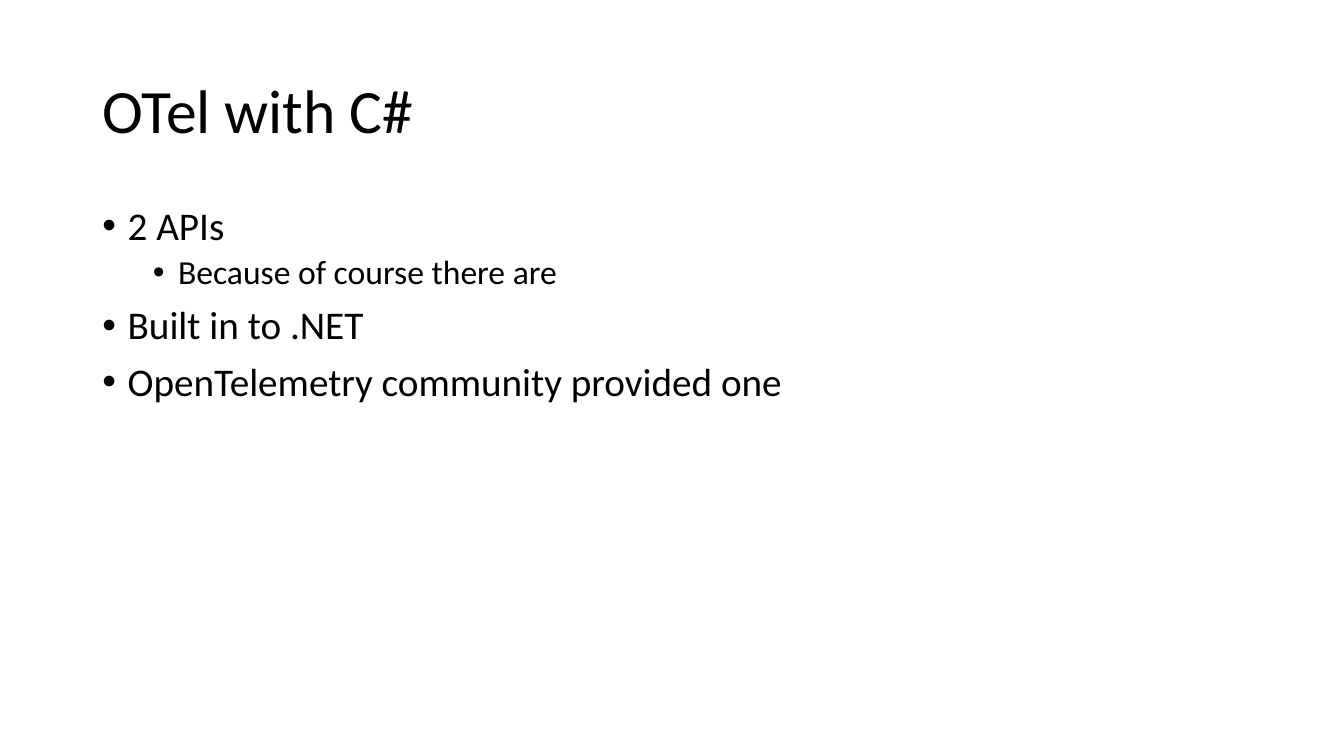
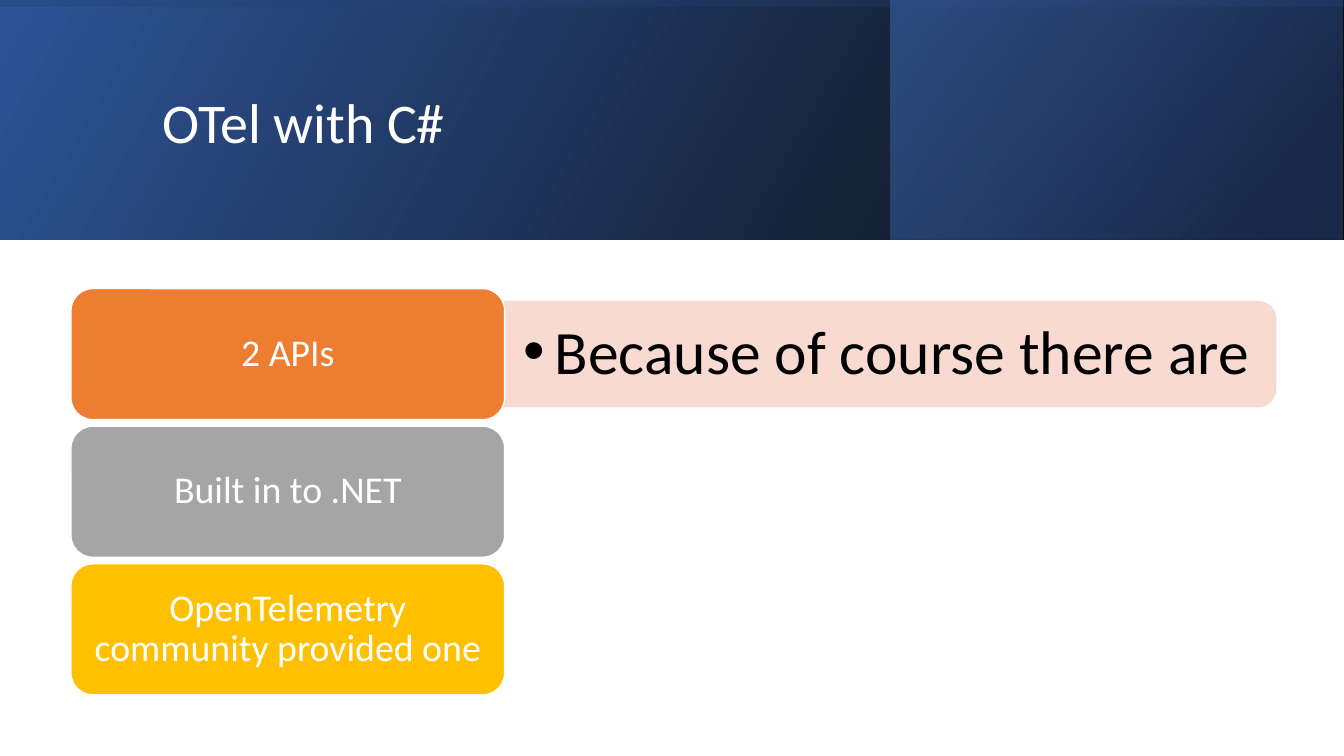
Before and after one commit to ProgrammerAL/Presentations-2023, a slide deck: slide 16 of 2023-03 - Orlando Code Camp - OpenTelemetry/Presentation.pptx. Drawn at 1344x756 pixels with LibreOffice and Linux fonts; fonts in the diff are those of the drawing. Boxes give left, top, right and bottom in pixels: in the first picture for what was removed or moved away, otherwise in the second. Text is boxed around its words. In the diff, an @@ line names an element or a change of style, - is before the commit and + after.

```diff
--- a/2023-03 - Orlando Code Camp - OpenTelemetry/Presentation.pptx
+++ b/2023-03 - Orlando Code Camp - OpenTelemetry/Presentation.pptx
@@ rectangle added at (0,0,1344,239), fill gradient #000000 to #2F5597 @@
@@ rectangle added at (0,0,1344,239), fill gradient #2F5597 to #000000 @@
@@ rectangle added at (891,0,1343,239), fill gradient #203864 to #4472C4 @@
@@ title "OTel with C#": place and size @@
-title "OTel with C#" at (102,90,414,134)
+title "OTel with C#" at (163,104,445,144)
@@ title "OTel with C#" at (163,104,445,144): size 44 to 40 pt, text colour #000000 to #FFFFFF @@
@@ text removed at (128,214,782,403) @@
-• 2 APIs
-  • Because of course there are
-• Built in to .NET
-• OpenTelemetry community provided one
@@ group added at (71,288,1276,695): 4 texts, 3 rounded rectangles, 1 round same rect @@
+  • Because of course there are
+2 APIs
+Built in to .NET
+OpenTelemetry community provided one
```
Also in this commit, not shown: 17 other slides changed, 1 slide added, 1 slide removed.
